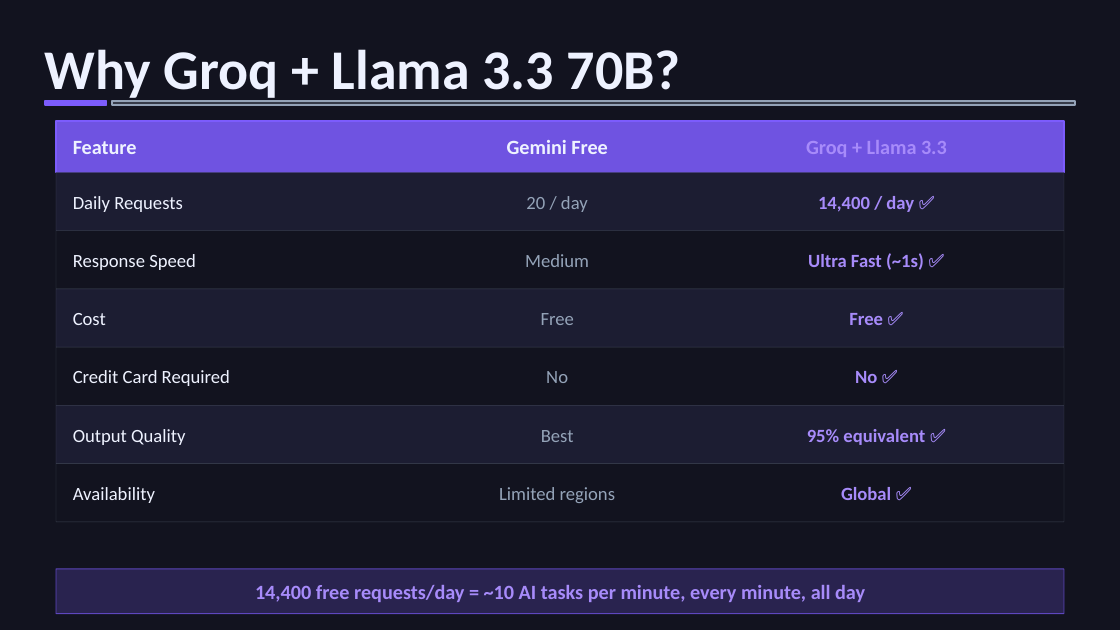
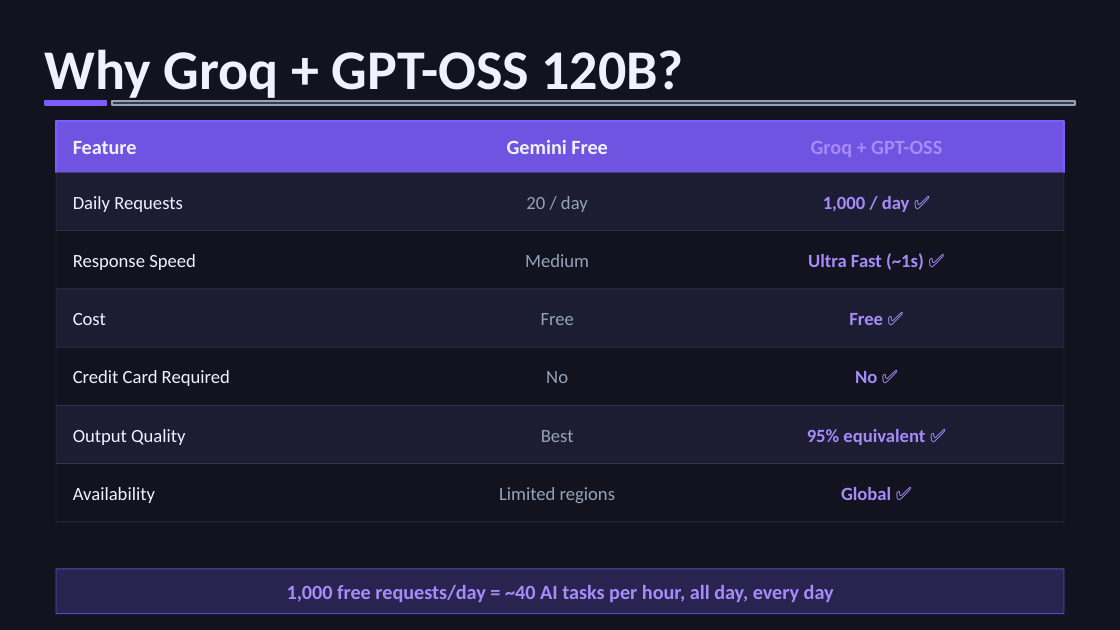
Before and after one commit to bhavik8025/BEBO-the-PET, a slide deck: slide 9 of BEBO-Pitch-Deck.pptx. Drawn at 1120x630 pixels with LibreOffice and Linux fonts; fonts in the diff are those of the drawing. Boxes give left, top, right and bottom in pixels: in the first picture for what was removed or moved away, otherwise in the second. Text is boxed around its words. In the diff, an @@ line names an element or a change of style, - is before the commit and + after.

```diff
--- a/BEBO-Pitch-Deck.pptx
+++ b/BEBO-Pitch-Deck.pptx
@@ text at bbox=[45, 49, 684, 102]: text changed @@
-Why Groq + Llama 3.3 70B?
+Why Groq + GPT-OSS 120B?
@@ text at bbox=[811, 141, 942, 157]: text changed @@
-Groq + Llama 3.3
+Groq + GPT-OSS
@@ text at bbox=[823, 196, 910, 212]: text changed @@
-14,400 / day ✅
+1,000 / day ✅
@@ text at bbox=[287, 585, 834, 602]: text changed @@
-14,400 free requests/day = ~10 AI tasks per minute, every minute, all day
+1,000 free requests/day = ~40 AI tasks per hour, all day, every day
```
Also in this commit, not shown: 12 other slides changed, 17 other files.
